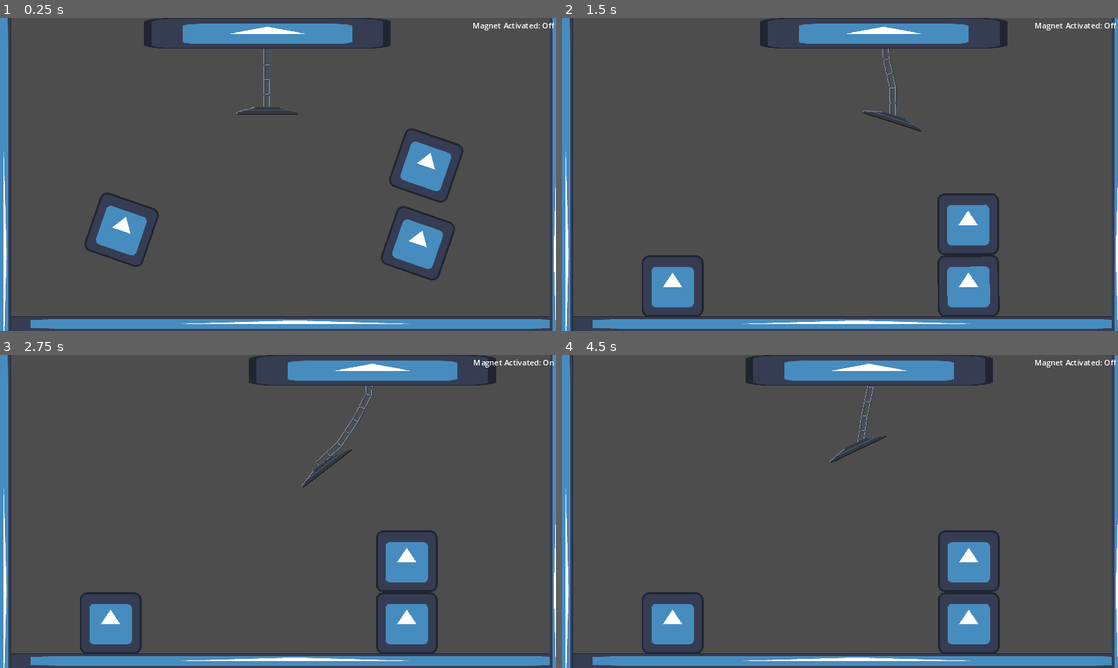
Above: before the commit, frames 1-4 (two rows, left to right).
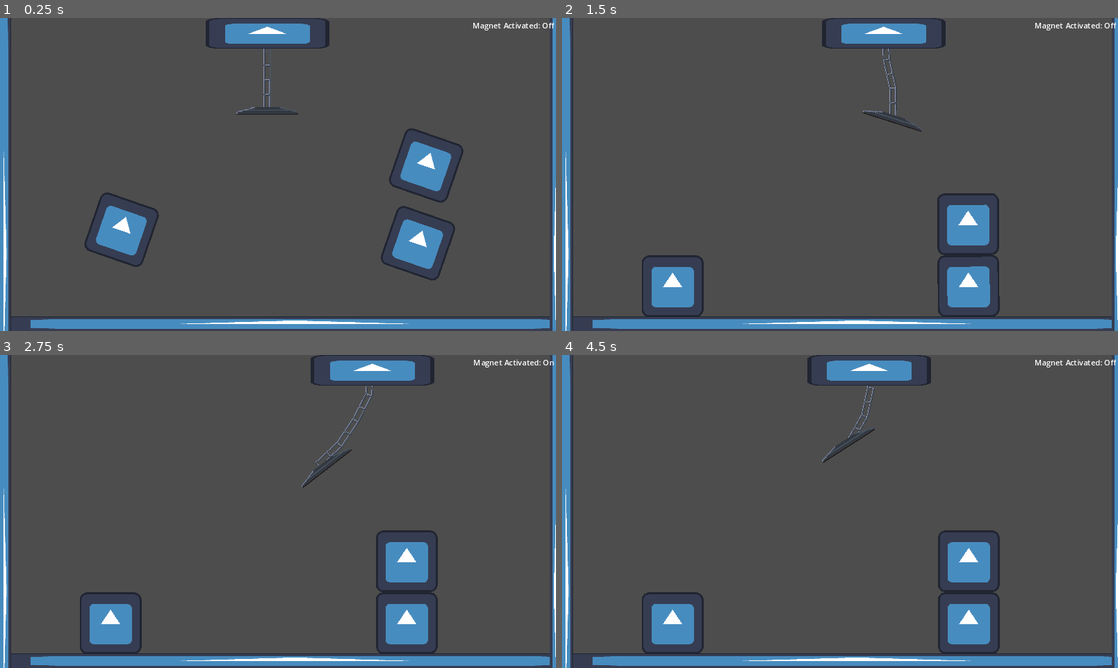
Above: after the commit, the same moments.

Repository: nanodeath/tippy-towers
Game: Godot game, scene res://game.tscn
The game is run twice, just before and just after one commit, with the same random seed, the same clock (stepped at 60 frames per second) and the same inputs. The engine's default icon, where the game draws it, is replaced by a stand-in: a white triangle on a blue panel in a dark square.
Inputs:
- Up to frame 1 (0.25 s): no input
- Up to frame 2 (1.5 s): hold D (move_right) 0.53-1.28 s; tap Space (toggle_magnet) at 0.6, 1.35 s; hold S (move_down) from 1.28 s (still down)
- Up to frame 3 (2.75 s): release S (move_down) at 2.03 s; hold D (move_right) from 2.03 s (still down); tap Space (toggle_magnet) at 2.1 s
- Up to frame 4 (4.5 s): release D (move_right) at 2.78 s; hold W (move_up) 2.78-3.53 s; tap Space (toggle_magnet) at 2.85, 3.6, 4.35 s; hold A (move_left) from 3.53 s (still down)

The runs differ from the first frame. In frame 1, 1.5% of the frame differs, in the area x 25-71%, y 0-10%; in frame 2, 1.5%; in frame 3, 1.5%; in frame 4, 1.9%, in the area x 33-78%, y 0-35%.

Commit message:
Shrink crane and add left/right walls.

Diff:
--- a/tippy-towers/game.tscn
+++ b/tippy-towers/game.tscn
@@ -122,5 +122,15 @@
 [node name="CollisionShape2D" type="CollisionShape2D" parent="Block3"]
 shape = SubResource("RectangleShape2D_kanau")
 
-[node name="Crane" parent="." instance=ExtResource("2_j786l")]
+[node name="Crane" parent="." node_paths=PackedStringArray("left_bound", "right_bound") instance=ExtResource("2_j786l")]
 position = Vector2(554, 32)
+left_bound = NodePath("../CraneLeftBound")
+right_bound = NodePath("../CraneRightBound")
+
+[node name="CraneLeftBound" type="Marker2D" parent="."]
+position = Vector2(180, 0)
+gizmo_extents = 32.0
+
+[node name="CraneRightBound" type="Marker2D" parent="."]
+position = Vector2(972, 0)
+gizmo_extents = 32.0
--- a/tippy-towers/scenes/crane.tscn
+++ b/tippy-towers/scenes/crane.tscn
@@ -6,7 +6,7 @@
 [ext_resource type="Texture2D" uid="uid://lh2e6lwh838u" path="res://art/magnet.png" id="4_ge2jl"]
 
 [sub_resource type="RectangleShape2D" id="RectangleShape2D_aahc5"]
-size = Vector2(512, 64)
+size = Vector2(256, 64)
 
 [sub_resource type="CircleShape2D" id="CircleShape2D_0pyye"]
 radius = 4.0
@@ -35,7 +35,7 @@
 move_up_speed = 100
 
 [node name="Sprite" type="Sprite2D" parent="."]
-scale = Vector2(4, 0.5)
+scale = Vector2(2, 0.5)
 texture = ExtResource("2_curog")
 
 [node name="CollisionShape2D" type="CollisionShape2D" parent="."]
--- a/tippy-towers/scripts/crane.gd
+++ b/tippy-towers/scripts/crane.gd
@@ -2,6 +2,8 @@
 
 @export var speed: int
 @export var move_up_speed: int
+@export var left_bound: Node2D
+@export var right_bound: Node2D
 @onready var chain_anchor = $ChainAnchor
 @onready var gravity_zone: Area2D = $Magnet/GravityZone
 @onready var magnet: RigidBody2D = $Magnet
@@ -35,6 +37,7 @@
 		position.x -= speed * delta
 	elif Input.is_action_pressed("move_right"):
 		position.x += speed * delta
+	global_position.x = clampf(position.x, left_bound.global_position.x, right_bound.global_position.x)
 
 	if Input.is_action_pressed("move_up"):
 		chain_anchor.position.y -= move_up_speed * delta
